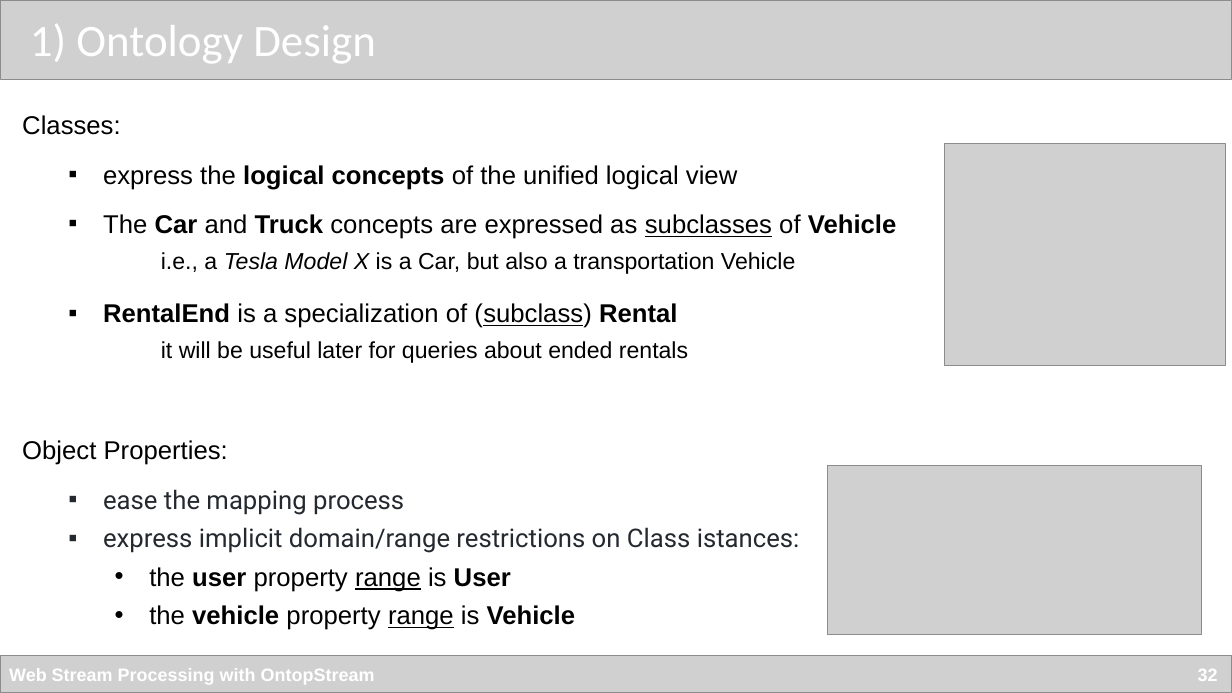
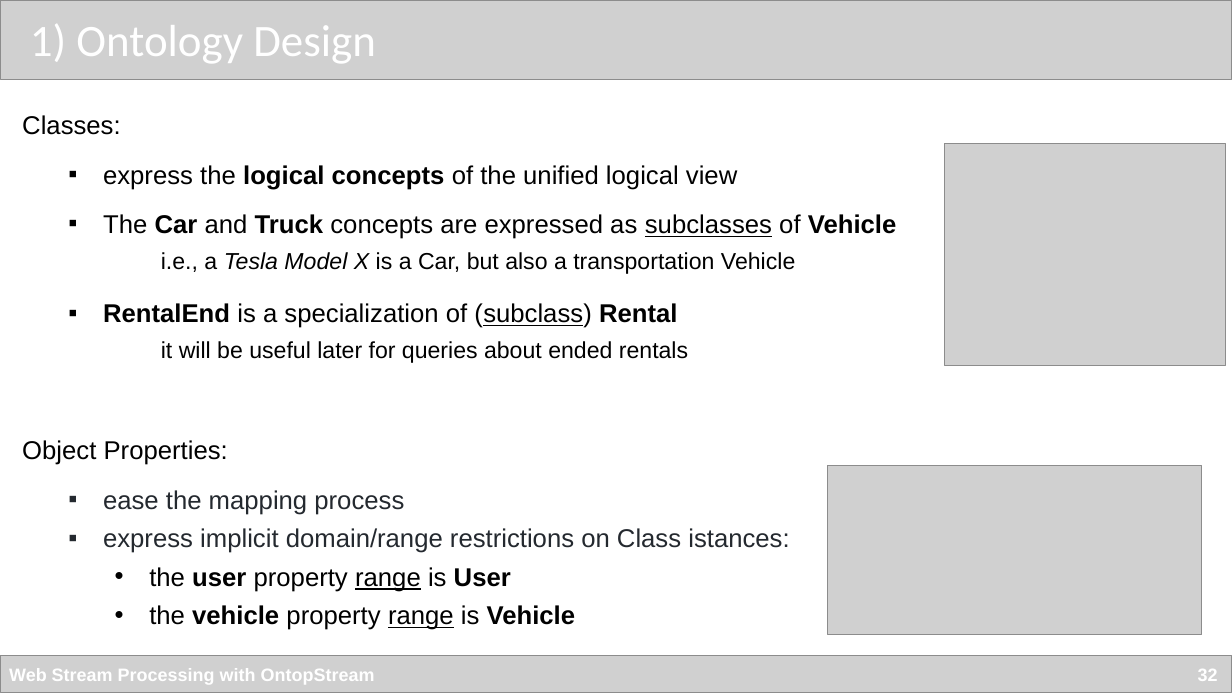
Before and after one commit to chimera-suite/OntopStream-TheWebConf2022Tutorial, a slide deck: slide 32 of Tutorial_WebConf.pptx. Drawn at 1232x693 pixels with LibreOffice and Linux fonts; fonts in the diff are those of the drawing; grey boxes stand for pictures. Boxes give left, top, right and bottom in pixels: in the first picture for what was removed or moved away, otherwise in the second. Text is boxed around its words. In the diff, an @@ line names an element or a change of style, - is before the commit and + after.

```diff
--- a/Tutorial_WebConf.pptx
+++ b/Tutorial_WebConf.pptx
@@ text at (x1=103, y1=490, x2=789, y2=553): font Roboto to Arial in "ease the mapping process", "express implicit domain/range restrictions on Class istances ..." @@
```
Also in this commit, not shown: 2 other slides changed, 1 other file.
